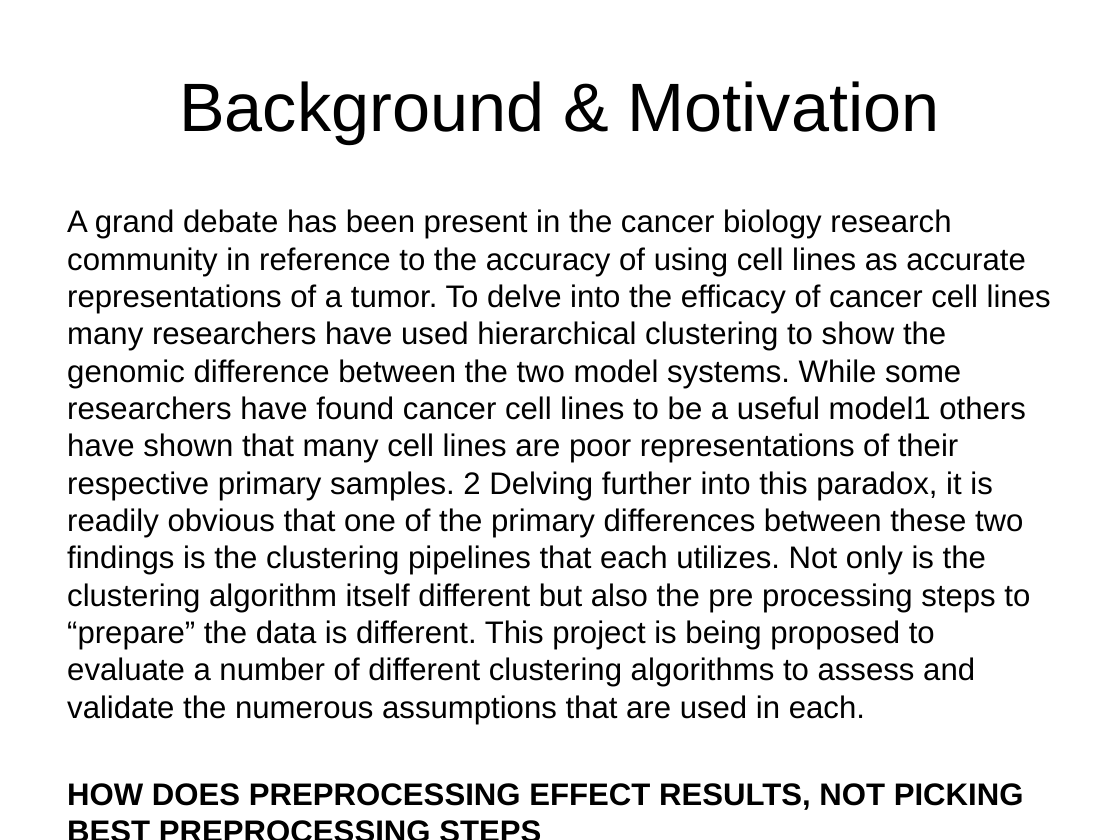
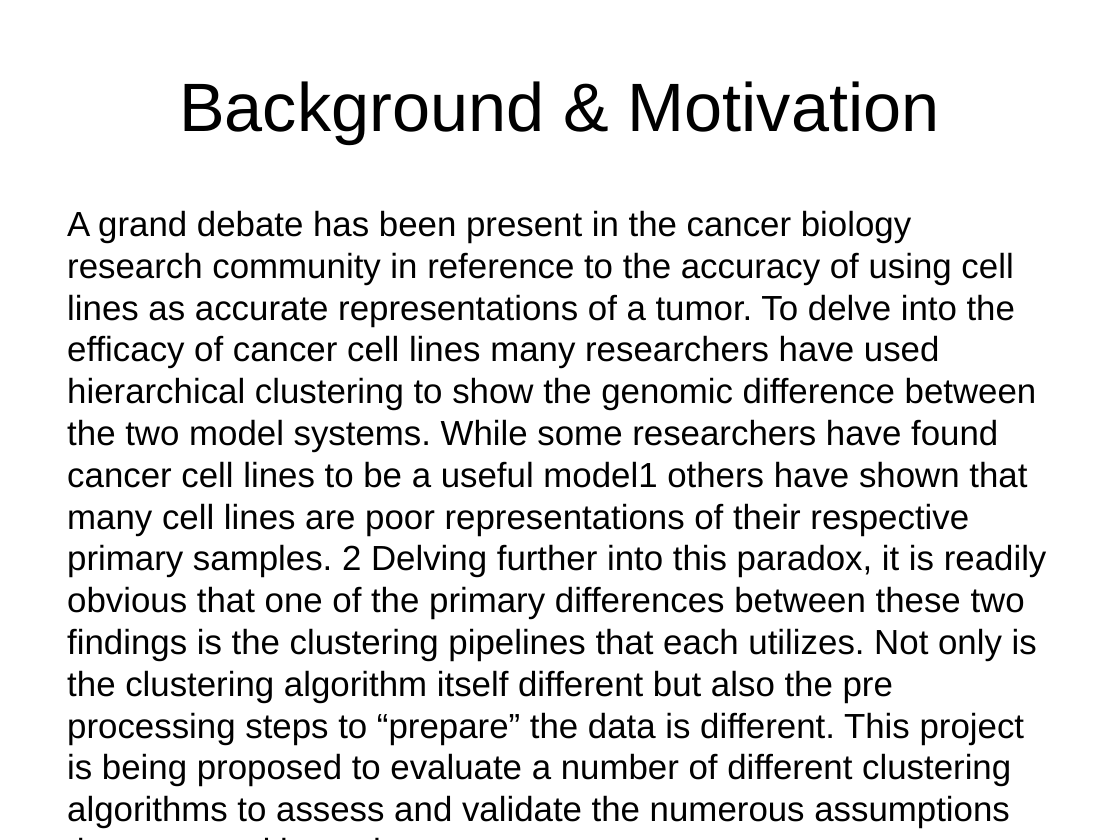
Before and after one commit to eotles/CS838, a slide deck: slide 4 of ProjectPresentation.pptx. Drawn at 1120x840 pixels with LibreOffice and Linux fonts; fonts in the diff are those of the drawing. Boxes give left, top, right and bottom in pixels: in the first picture for what was removed or moved away, otherwise in the second. Text is boxed around its words. In the diff, an @@ line names an element or a change of style, - is before the commit and + after.

Commit message:
Revert "Updated Project Presentation"
This reverts commit bbd774717a6fe6987785fa050884ce2fb8f741f7.

```diff
--- a/ProjectPresentation.pptx
+++ b/ProjectPresentation.pptx
@@ text at box(67, 210, 1047, 828): paragraph removed @@
-HOW DOES PREPROCESSING EFFECT RESULTS, NOT PICKING BEST PREPROCESSING STEPS
@@ text "A grand debate has been ..." at box(67, 210, 1047, 828): size 20 to 22.4 pt @@
```
Also in this commit, not shown: 3 other slides changed, 2 slides added, 4 slides removed, 1 other file.
